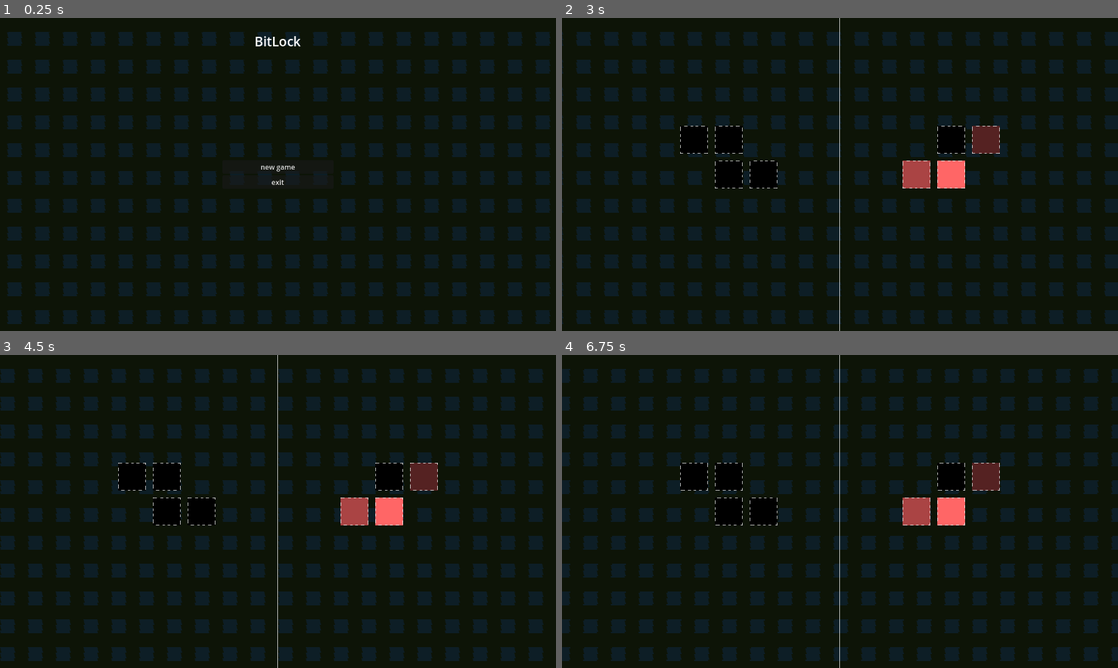
Above: before the commit, frames 1-4 (two rows, left to right).
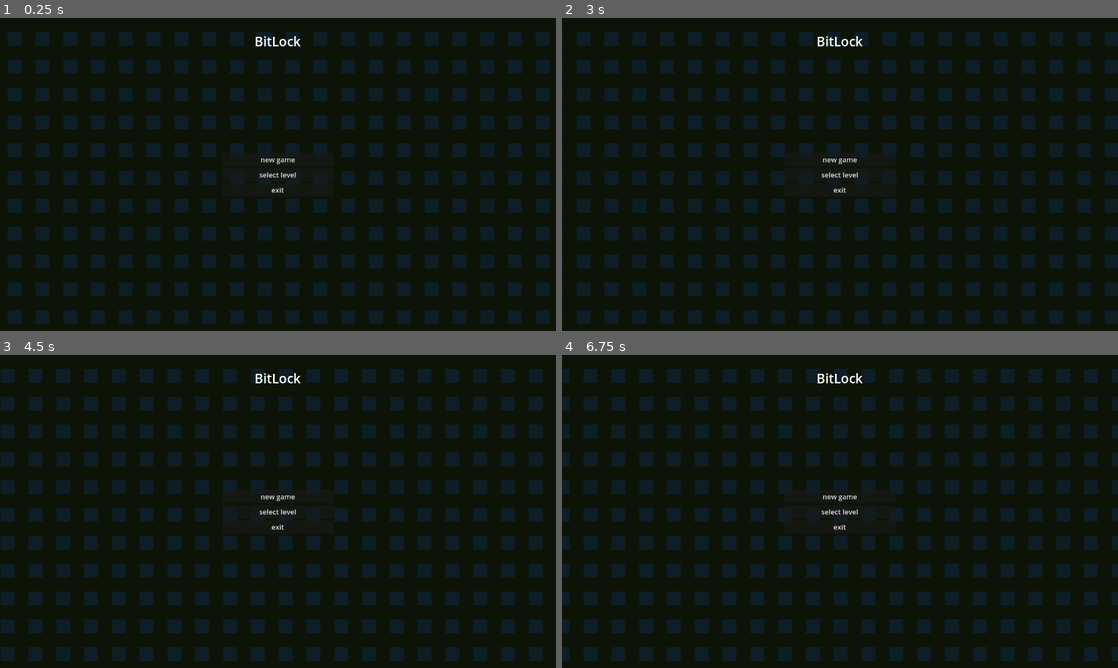
Above: after the commit, the same moments.

Repository: RullDeef/bitlock
Game: Godot game, scene res://main_menu/main_menu.tscn
Same seed, same stepped clock (60 frames per second), same inputs: the game is played once before the commit and once after it.
Inputs (mouse positions are in pixels of both pictures, inside the frame that each line leads up to):
- Up to frame 1 (0.25 s): no input
- Up to frame 2 (3 s): click (840, 174) at 0.5 s, where only the run after the commit has a clickable "select level"; click (840, 305) at 1.25 s, where only the run after the commit has a clickable "back"; click "new game" at 2 s; click (584, 30) at 2.75 s, where only the run after the commit has a clickable "<-"
- Up to frame 3 (4.5 s): click (278, 495) at 3.5 s, where only the run after the commit has a clickable "new game"; click (22, 367) at 4.25 s, where only the run after the commit has a clickable "<-"
- Up to frame 4 (6.75 s): click (840, 511) at 5 s, where only the run after the commit has a clickable "select level"; click (595, 389) at 5.75 s, where only the run after the commit has a clickable "1"; click (584, 367) at 6.5 s, where only the run after the commit has a clickable "<-"

The runs differ from the first frame. In frame 1, 0.2% of the frame differs, in the area x 46-54%, y 44-56%; in frame 2, 2.4%, in the area x 21-79%, y 0-100%; in frame 3, 2.4%; in frame 4, 2.4%.

Commit message:
complete ui

Diff:
--- a/game/game.gd
+++ b/game/game.gd
@@ -1,17 +1,26 @@
 extends Control
+class_name Game
 
 var bit_holder: BitHolder
-var level_id: int = 1
+static var level_id: int = 1
 
 func _ready() -> void:
 	load_level(level_id)
 
 func _on_completed() -> void:
 	remove_child(bit_holder)
+	bit_holder.level_completed.disconnect(_on_completed)
 	load_level(level_id + 1)
 
-func load_level(level_id: int) -> void:
-	self.level_id = level_id
-	bit_holder = (load("res://game/levels/%d.tscn" % level_id) as PackedScene).instantiate()
-	bit_holder.level_completed.connect(_on_completed)
-	add_child(bit_holder)
+func load_level(id: int) -> void:
+	level_id = id
+	var path := "res://game/levels/%d.tscn" % level_id
+	if ResourceLoader.exists(path):
+		bit_holder = (load(path) as PackedScene).instantiate()
+		bit_holder.level_completed.connect(_on_completed)
+		add_child(bit_holder)
+	else:
+		get_tree().change_scene_to_file("res://main_menu/main_menu.tscn")
+
+func _on_back_button_pressed() -> void:
+	get_tree().change_scene_to_file("res://main_menu/main_menu.tscn")
--- a/game/game.tscn
+++ b/game/game.tscn
@@ -16,3 +16,14 @@
 grow_horizontal = 2
 grow_vertical = 2
 script = ExtResource("1_l1rk1")
+
+[node name="BackButton" type="Button" parent="."]
+custom_minimum_size = Vector2(64, 0)
+layout_mode = 0
+offset_left = 16.0
+offset_top = 16.0
+offset_right = 80.0
+offset_bottom = 47.0
+text = "<-"
+
+[connection signal="pressed" from="BackButton" to="." method="_on_back_button_pressed"]
--- a/game/levels/4.tscn
+++ b/game/levels/4.tscn
@@ -5,6 +5,12 @@
 [ext_resource type="Shader" uid="uid://cd65qaxsac41b" path="res://game/bit.gdshader" id="3_2by5w"]
 [ext_resource type="PackedScene" uid="uid://da28einy2mwu5" path="res://game/swapper.tscn" id="4_cjt3l"]
 
+[sub_resource type="ShaderMaterial" id="ShaderMaterial_cjt3l"]
+resource_local_to_scene = true
+shader = ExtResource("3_2by5w")
+shader_parameter/value = 0.0
+shader_parameter/base_color = Vector3(1, 1, 1)
+
 [sub_resource type="ShaderMaterial" id="ShaderMaterial_2by5w"]
 resource_local_to_scene = true
 shader = ExtResource("3_2by5w")
@@ -102,12 +108,6 @@
 shader_parameter/base_color = Vector3(1, 1, 1)
 
 [sub_resource type="ShaderMaterial" id="ShaderMaterial_t76dp"]
-resource_local_to_scene = true
-shader = ExtResource("3_2by5w")
-shader_parameter/value = 0.0
-shader_parameter/base_color = Vector3(1, 1, 1)
-
-[sub_resource type="ShaderMaterial" id="ShaderMaterial_p68ev"]
 resource_local_to_scene = true
 shader = ExtResource("3_2by5w")
 shader_parameter/value = 0.0
@@ -118,86 +118,86 @@
 max_value = 3
 
 [node name="Bit2" parent="." instance=ExtResource("2_cjt3l")]
+material = SubResource("ShaderMaterial_cjt3l")
+position = Vector2(432, 280)
+
+[node name="Bit4" parent="." instance=ExtResource("2_cjt3l")]
 material = SubResource("ShaderMaterial_2by5w")
-position = Vector2(432, 280)
-
-[node name="Bit4" parent="." instance=ExtResource("2_cjt3l")]
+position = Vector2(512, 280)
+
+[node name="Bit7" parent="." instance=ExtResource("2_cjt3l")]
 material = SubResource("ShaderMaterial_66na1")
-position = Vector2(512, 280)
-
-[node name="Bit7" parent="." instance=ExtResource("2_cjt3l")]
+position = Vector2(352, 360)
+
+[node name="Bit12" parent="." instance=ExtResource("2_cjt3l")]
 material = SubResource("ShaderMaterial_y0rb8")
-position = Vector2(352, 360)
-
-[node name="Bit12" parent="." instance=ExtResource("2_cjt3l")]
+position = Vector2(352, 280)
+
+[node name="Bit3" parent="." instance=ExtResource("2_cjt3l")]
 material = SubResource("ShaderMaterial_xm3cp")
-position = Vector2(352, 280)
-
-[node name="Bit3" parent="." instance=ExtResource("2_cjt3l")]
+position = Vector2(512, 440)
+
+[node name="Bit5" parent="." instance=ExtResource("2_cjt3l")]
 material = SubResource("ShaderMaterial_cygmn")
-position = Vector2(512, 440)
-
-[node name="Bit5" parent="." instance=ExtResource("2_cjt3l")]
+position = Vector2(512, 360)
+
+[node name="Bit6" parent="." instance=ExtResource("2_cjt3l")]
 material = SubResource("ShaderMaterial_k7n7j")
-position = Vector2(512, 360)
-
-[node name="Bit6" parent="." instance=ExtResource("2_cjt3l")]
+position = Vector2(432, 360)
+
+[node name="Bit8" parent="." instance=ExtResource("2_cjt3l")]
 material = SubResource("ShaderMaterial_2gbn0")
-position = Vector2(432, 360)
-
-[node name="Bit8" parent="." instance=ExtResource("2_cjt3l")]
+position = Vector2(432, 440)
+
+[node name="Bit9" parent="." instance=ExtResource("2_cjt3l")]
 material = SubResource("ShaderMaterial_3276s")
-position = Vector2(432, 440)
-
-[node name="Bit9" parent="." instance=ExtResource("2_cjt3l")]
+position = Vector2(352, 440)
+
+[node name="Bit10" parent="." instance=ExtResource("2_cjt3l")]
 material = SubResource("ShaderMaterial_rwwnu")
-position = Vector2(352, 440)
-
-[node name="Bit10" parent="." instance=ExtResource("2_cjt3l")]
+position = Vector2(848, 280)
+clickable = false
+
+[node name="Bit11" parent="." instance=ExtResource("2_cjt3l")]
 material = SubResource("ShaderMaterial_b56g0")
-position = Vector2(848, 280)
-clickable = false
-
-[node name="Bit11" parent="." instance=ExtResource("2_cjt3l")]
+position = Vector2(928, 440)
+clickable = false
+
+[node name="Bit13" parent="." instance=ExtResource("2_cjt3l")]
 material = SubResource("ShaderMaterial_y856y")
-position = Vector2(928, 440)
-clickable = false
-
-[node name="Bit13" parent="." instance=ExtResource("2_cjt3l")]
+position = Vector2(848, 360)
+clickable = false
+value = 2
+
+[node name="Bit18" parent="." instance=ExtResource("2_cjt3l")]
 material = SubResource("ShaderMaterial_3dk4y")
-position = Vector2(848, 360)
-clickable = false
-value = 2
-
-[node name="Bit18" parent="." instance=ExtResource("2_cjt3l")]
+position = Vector2(928, 360)
+clickable = false
+value = 1
+
+[node name="Bit19" parent="." instance=ExtResource("2_cjt3l")]
 material = SubResource("ShaderMaterial_ugpdx")
-position = Vector2(928, 360)
-clickable = false
-value = 1
-
-[node name="Bit19" parent="." instance=ExtResource("2_cjt3l")]
+position = Vector2(928, 280)
+clickable = false
+
+[node name="Bit14" parent="." instance=ExtResource("2_cjt3l")]
 material = SubResource("ShaderMaterial_y2nrc")
-position = Vector2(928, 280)
-clickable = false
-
-[node name="Bit14" parent="." instance=ExtResource("2_cjt3l")]
+position = Vector2(768, 360)
+clickable = false
+value = 3
+
+[node name="Bit15" parent="." instance=ExtResource("2_cjt3l")]
 material = SubResource("ShaderMaterial_hquol")
-position = Vector2(768, 360)
-clickable = false
-value = 3
-
-[node name="Bit15" parent="." instance=ExtResource("2_cjt3l")]
+position = Vector2(768, 280)
+clickable = false
+
+[node name="Bit16" parent="." instance=ExtResource("2_cjt3l")]
 material = SubResource("ShaderMaterial_0ewrg")
-position = Vector2(768, 280)
-clickable = false
-
-[node name="Bit16" parent="." instance=ExtResource("2_cjt3l")]
+position = Vector2(848, 440)
+clickable = false
+
+[node name="Bit17" parent="." instance=ExtResource("2_cjt3l")]
 material = SubResource("ShaderMaterial_t76dp")
-position = Vector2(848, 440)
-clickable = false
-
-[node name="Bit17" parent="." instance=ExtResource("2_cjt3l")]
-material = SubResource("ShaderMaterial_p68ev")
 position = Vector2(768, 440)
 clickable = false
 
--- /dev/null
+++ b/levels_menu/levels_menu.gd
@@ -0,0 +1,20 @@
+extends Panel
+
+func _ready() -> void:
+	var level_id := 1
+	var path := "res://game/levels/%d.tscn" % level_id
+	while ResourceLoader.exists(path):
+		var btn := Button.new()
+		btn.text = "%d" % level_id
+		$LevelButtons.add_child(btn)
+		btn.custom_minimum_size = Vector2(64, 64)
+		btn.button_up.connect(func(): load_level(level_id))
+		level_id += 1
+		path = "res://game/levels/%d.tscn" % level_id
+
+func load_level(id: int) -> void:
+	Game.level_id = id
+	get_tree().change_scene_to_packed(preload("res://game/game.tscn"))
+
+func _on_back_button_pressed() -> void:
+	get_tree().change_scene_to_file("res://main_menu/main_menu.tscn")
--- a/levels_menu/levels_menu.tscn
+++ b/levels_menu/levels_menu.tscn
@@ -1,9 +1,46 @@
-[gd_scene format=3 uid="uid://bp5jplk7uuprh"]
+[gd_scene load_steps=4 format=3 uid="uid://bp5jplk7uuprh"]
 
-[node name="LevelsMenu" type="Control"]
-layout_mode = 3
+[ext_resource type="Shader" uid="uid://bfm8py65ci27b" path="res://main_menu/main_menu.gdshader" id="1_s4qfo"]
+[ext_resource type="Script" uid="uid://dhc646i1w1jee" path="res://levels_menu/levels_menu.gd" id="2_st27i"]
+
+[sub_resource type="ShaderMaterial" id="ShaderMaterial_st27i"]
+shader = ExtResource("1_s4qfo")
+shader_parameter/speed = 1.0
+shader_parameter/scale = 64.0
+
+[node name="LevelsMenu" type="Panel"]
+material = SubResource("ShaderMaterial_st27i")
 anchors_preset = 15
 anchor_right = 1.0
 anchor_bottom = 1.0
 grow_horizontal = 2
 grow_vertical = 2
+script = ExtResource("2_st27i")
+
+[node name="LevelButtons" type="HFlowContainer" parent="."]
+layout_mode = 1
+anchors_preset = 10
+anchor_right = 1.0
+offset_left = 51.0
+offset_top = 48.0
+offset_right = -47.0
+offset_bottom = 112.0
+grow_horizontal = 2
+
+[node name="BackButton" type="Button" parent="."]
+custom_minimum_size = Vector2(256, 0)
+layout_mode = 1
+anchors_preset = 7
+anchor_left = 0.5
+anchor_top = 1.0
+anchor_right = 0.5
+anchor_bottom = 1.0
+offset_left = -22.5
+offset_top = -71.0
+offset_right = 22.5
+offset_bottom = -40.0
+grow_horizontal = 2
+grow_vertical = 0
+text = "back"
+
+[connection signal="pressed" from="BackButton" to="." method="_on_back_button_pressed"]
--- a/main_menu/main_menu.gd
+++ b/main_menu/main_menu.gd
@@ -3,5 +3,8 @@
 func _on_new_game_button_pressed() -> void:
 	get_tree().change_scene_to_file("res://game/game.tscn")
 
+func _on_select_level_button_pressed() -> void:
+	get_tree().change_scene_to_file("res://levels_menu/levels_menu.tscn")
+
 func _on_exit_button_pressed() -> void:
 	get_tree().quit()
--- a/main_menu/main_menu.tscn
+++ b/main_menu/main_menu.tscn
@@ -50,10 +50,15 @@
 layout_mode = 2
 text = "new game"
 
+[node name="SelectLevelButton" type="Button" parent="Buttons"]
+layout_mode = 2
+text = "select level"
+
 [node name="ExitButton" type="Button" parent="Buttons"]
 custom_minimum_size = Vector2(256, 0)
 layout_mode = 2
 text = "exit"
 
 [connection signal="pressed" from="Buttons/NewGameButton" to="." method="_on_new_game_button_pressed"]
+[connection signal="pressed" from="Buttons/SelectLevelButton" to="." method="_on_select_level_button_pressed"]
 [connection signal="pressed" from="Buttons/ExitButton" to="." method="_on_exit_button_pressed"]
Not shown, added: levels_menu/levels_menu.gd.uid
